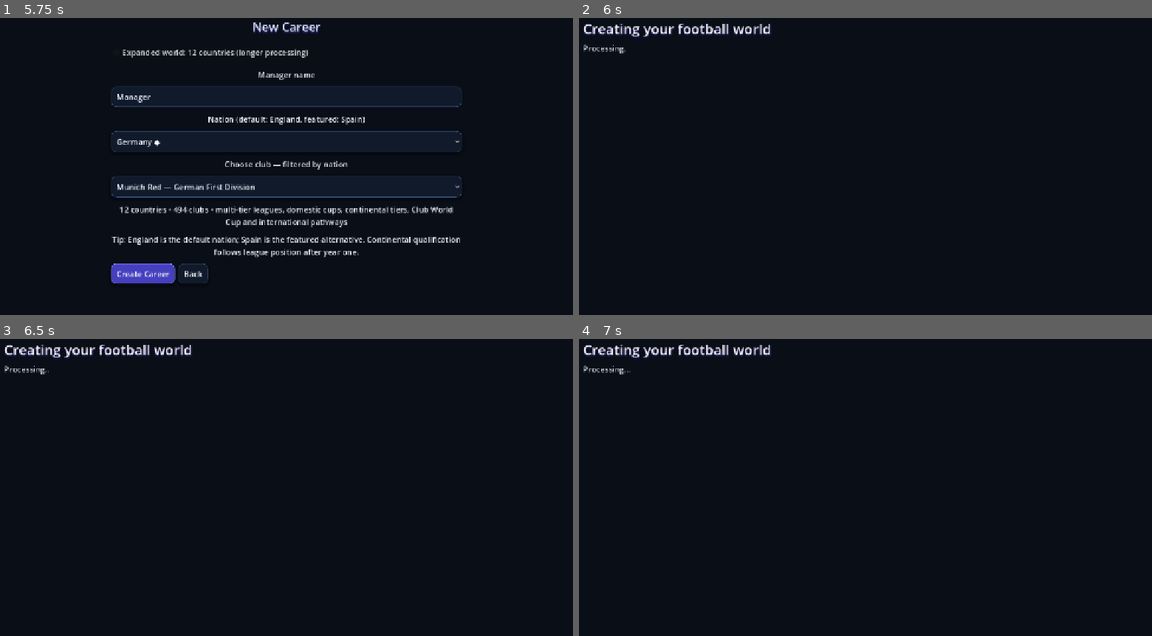
Above: before the commit, frames 1-4 (two rows, left to right).
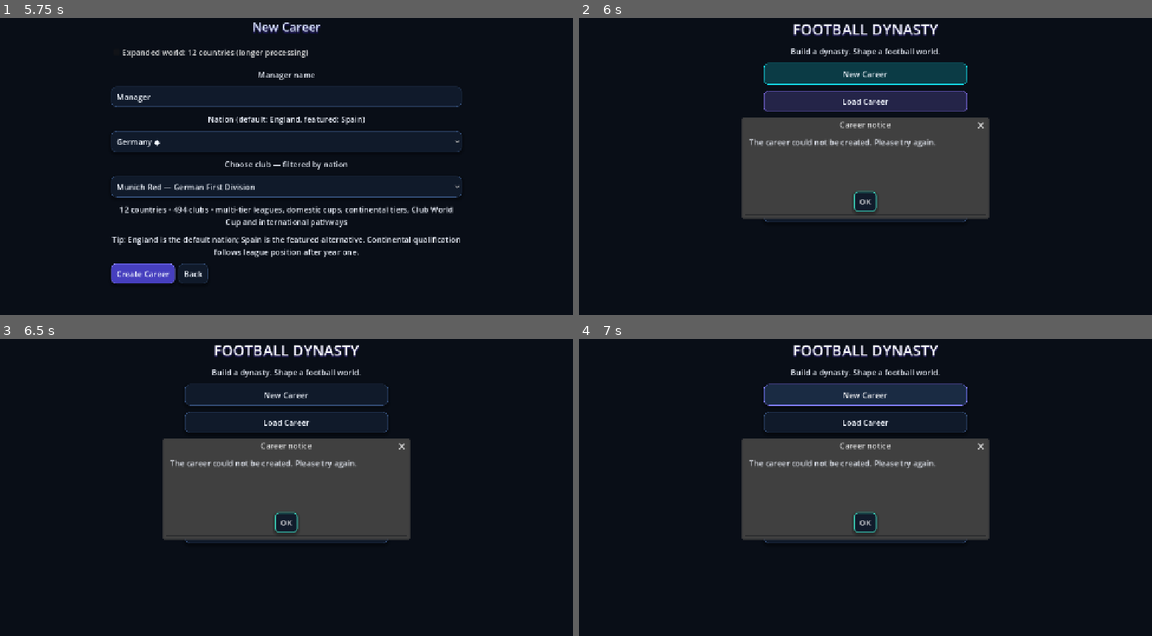
Above: after the commit, the same moments.

Repository: eghosa001/football-manager
Game: Godot game, scene res://game/scenes/career_app.tscn
Same seed, same stepped clock (60 frames per second), same inputs: the game is played once before the commit and once after it.
Inputs (mouse positions are in pixels of both pictures, inside the frame that each line leads up to):
- Up to frame 1 (5.75 s): click "New Career" at 0.5 s; click "Expanded world: 12 countries …" at 1.25 s; click "Expanded world: 24 countries …" at 2 s; click "England ★" at 2.75 s; click "Manchester Red — English Prem…" at 3.5 s; click "Germany ◆" at 4.25 s; click "Munich Red — German First Div…" at 5 s
- Up to frame 2 (6 s): click "Create Career" at 5.75 s
- Up to frame 3 (6.5 s): no input
- Up to frame 4 (7 s): click (865, 395) at 6.5 s, where only the run after the commit has a clickable "New Career"

Frame 1 is identical in both runs. In frame 2, 22% of the frame differs, in the area x 0-72%, y 1-69%; in frame 3, 17%; in frame 4, 20%.
Error before the commit: Invalid call. Nonexistent 'String' constructor. (res://data/launch_world_builder.gd:80)
Error after the commit: Parse Error: Cannot infer the type of "position" variable because the value doesn't have a set type. (res://data/launch_world_builder.gd:126)

Commit message:
Use realistic fictional football profiles in world generation

Diff:
--- a/data/launch_world_builder.gd
+++ b/data/launch_world_builder.gd
@@ -4,6 +4,7 @@
 const DatabaseLoaderClass = preload("res://data/database_loader.gd")
 const DomainModelsClass = preload("res://simulation/world/domain_models.gd")
 const SeededRngClass = preload("res://core/rng/seeded_rng.gd")
+const RealismProfileClass = preload("res://data/realism_profile.gd")
 
 const FIRST_NAMES := ["Daniel","Victor","Samuel","David","Ibrahim","Michael","Joseph","Emmanuel","Tobi","Kelvin","Musa","Peter","Ahmed","John","Chinedu","Seyi"]
 const LAST_NAMES := ["Okoro","Mensah","Diallo","Banda","Mokoena","Abdullahi","Adeyemi","Kamara","Ndlovu","Boateng","Ibrahim","Dlamini","Osei","Eze","Sow","Yusuf"]
@@ -12,11 +13,15 @@
 
 func build(seed: int = 12345, max_countries: int = 0, players_per_club: int = 25, expanded: bool = false) -> Dictionary:
 	var loader = DatabaseLoaderClass.new()
+	var realism = RealismProfileClass.new()
 	var data: Dictionary = loader.load_seed("res://data/seed/launch_database.json", expanded)
 	if data.is_empty() or not loader.validate_seed(data).is_empty(): return {}
 	var world := {"seed":seed,"date":"2026-07-01","season_year":2026,"countries":[],"clubs":[],"players":[],"staff":[],"competitions":[],"contracts":[],"fixtures":[],"launch_database_schema":int(data.schema_version)}
 	var countries: Array = data.countries
 	var count: int = countries.size() if max_countries <= 0 else mini(max_countries, countries.size())
+	var loaded_country_ids: Array = []
+	for country_index in range(count): loaded_country_ids.append(String(countries[country_index].id))
+	var used_names: Dictionary = {}
 	for country_index in range(count):
 		var raw_country: Dictionary = countries[country_index]
 		var country_id := String(raw_country.id)
@@ -29,32 +34,43 @@
 			var club_ids: Array = []
 			for club_index in range(team_count):
 				var club_id := "%s-t%d-c%02d" % [country_id, tier_index + 1, club_index + 1]
-				var club_name := loader.club_name(raw_country, club_index, tier_index + 1)
-				var rep := _range(seed, _key(club_id), 28 + maxi(0, 3-tier_index)*4, 78 - tier_index*5)
-				var club: Dictionary = DomainModelsClass.club(club_id, country_id, club_name, rep)
-				if raw_country.has("cities"): club["city"] = raw_country.cities[club_index % raw_country.cities.size()]
+				var profile := realism.club_profile(raw_country, club_index, tier_index + 1, seed, club_id)
+				var club: Dictionary = DomainModelsClass.club(club_id, country_id, String(profile.name), int(profile.reputation))
+				club["city"] = String(profile.city)
 				club["tier"] = tier_index + 1
-				club["stadium_capacity"] = _range(seed, _key(club_id)+1, 5000, 55000)
-				club["training_facilities"] = _range(seed, _key(club_id)+2, 30, 80)
+				club["stadium_capacity"] = int(profile.stadium_capacity)
+				club["training_facilities"] = int(profile.training_facilities)
 				club["homegrown_country_id"] = country_id
+				club["fictional_identity"] = true
 				world.clubs.append(club)
 				club_ids.append(club_id)
-				_generate_staff(world, club, seed)
-				_generate_players(world, club, country_id, players_per_club, seed)
+				_generate_staff(world, club, country_id, data, seed, used_names, realism)
+				_generate_players(world, club, country_id, loaded_country_ids, data, players_per_club, seed, used_names, realism)
 			var competition_id := "%s-league-%d" % [country_id, tier_index + 1]
 			var competition: Dictionary = DomainModelsClass.competition(competition_id, country_id, String(tier.name), club_ids)
 			competition["tier"] = tier_index + 1
 			competition["promotion_places"] = int(tier.get("promotion", 0))
+			competition["automatic_promotion_places"] = int(tier.get("automatic_promotion", tier.get("promotion", 0)))
+			competition["playoff_promotion_places"] = int(tier.get("playoff_promotion", 0))
+			competition["playoff_places"] = tier.get("playoff_places", []).duplicate(true)
+			competition["promotion_playoff_vs_upper"] = int(tier.get("promotion_playoff_vs_upper", 0))
 			competition["relegation_places"] = int(tier.get("relegation", 0))
-			competition["registration_rules"] = _registration_rules(data)
+			competition["relegation_playoff_places"] = int(tier.get("relegation_playoff", 0))
+			competition["registration_rules"] = _registration_rules(data, country_id)
 			competition["competition_type"] = "league"
+			competition["rules_profile"] = tier.duplicate(true)
 			world.competitions.append(competition)
 			world.fixtures.append_array(_round_robin(competition_id, club_ids))
 		_add_domestic_cup(world, data, system, country_id)
 		_add_domestic_cup(world, data, {"cup": system.get("league_cup", {})}, country_id, "league-cup")
-	world["transfer_windows"] = _transfer_windows(data)
-	world["default_country_id"] = DatabaseLoaderClass.new().default_country_id(data)
-	world["featured_country_ids"] = DatabaseLoaderClass.new().featured_country_ids(data)
+	world["transfer_windows_by_country"] = {}
+	for country_id in loaded_country_ids:
+		world.transfer_windows_by_country[country_id] = _transfer_windows(data, String(country_id))
+	world["default_country_id"] = loader.default_country_id(data)
+	world["featured_country_ids"] = loader.featured_country_ids(data)
+	world["transfer_windows"] = world.transfer_windows_by_country.get(String(world.default_country_id), [])
+	preload("res://application/season/continental_competitions.gd").new().prepare(world)
+	preload("res://application/season/knockout_season.gd").new().initialize_all(world, 2026)
 	return world
 
 func _add_domestic_cup(world: Dictionary, data: Dictionary, system: Dictionary, country_id: String, suffix: String = "cup") -> void:
@@ -68,40 +84,58 @@
 	var max_teams := mini(int(template.get("teams", all_clubs.size())), all_clubs.size())
 	all_clubs.sort(); all_clubs.resize(max_teams)
 	var cup_id := "%s-%s" % [country_id, suffix]
-	world.competitions.append({"id":cup_id,"country_id":country …(139 unchanged characters)… stration_rules":_registration_rules(data),"points_win":3,"points_draw":1})
+	world.competitions.append({"id":cup_id,"country_id":country …(139 unchanged characters)… stration_rules":_registration_rules(data, country_id),"points_win":3,"points_draw":1,"fictional_branding":true})
 
-func _registration_rules(data: Dictionary) -> Dictionary:
-	var defaults: Dictionary = data.get("registration_defaults", {})
+func _registration_rules(data: Dictionary, country_id: String) -> Dictionary:
+	var defaults: Dictionary = DatabaseLoaderClass.new().registration_rules_for_country(data, country_id)
 	return {"max_squad":int(defaults.get("max_squad",25)),"min_goalkeepers":int(defaults.get("min_goalkeepers",2)),"max_foreign":int(defaults.get("max_foreign",99)),"min_homegrown":int(defaults.get("homegrown_required",0)),"min_age":15}
 
-func _transfer_windows(data: Dictionary) -> Array:
+func _transfer_windows(data: Dictionary, country_id: String) -> Array:
 	var result: Array = []
-	for value in data.get("registration_defaults", {}).get("transfer_windows", ["summer","winter"]):
-		if String(value) == "summer": result.append({"start_month":6,"start_day":15,"end_month":9,"end_day":1})
+	for value in DatabaseLoaderClass.new().transfer_windows_for_country(data, country_id):
+		if value is Dictionary:
+			result.append((value as Dictionary).duplicate(true))
+		elif String(value) == "summer": result.append({"start_month":6,"start_day":15,"end_month":9,"end_day":1})
 		elif String(value) == "winter": result.append({"start_month":1,"start_day":1,"end_month":1,"end_day":31})
 	return result
 
-func _generate_staff(world: Dictionary, club: Dictionary, seed: int) -> void:
+func _generate_staff(world: Dictionary, club: Dictionary, country_id: String, data: Dictionary, seed: int, used_names: Dictionary, realism: RefCounted) -> void:
+	var band: Vector2i = realism.staff_ability_band(int(club.reputation))
 	for role_index in range(STAFF_ROLES.size()):
 		var id := "staff-%s-%d" % [String(club.id), role_index]
 		var key := _key(id)
-		var name := "%s %s" % [FIRST_NAMES[_range(seed,key+1,0,FIRST_NAMES.size()-1)], LAST_NAMES[_range(seed,key+2,0,LAST_NAMES.size()-1)]]
-		world.staff.append(DomainModelsClass.staff(id, String(club.id), name, STAFF_ROLES[role_index], _range(seed,key+3,30,85)))
+		var generated: Dictionary = realism.generated_name(data, country_id, seed, key + 1, used_names, id)
+		var member := DomainModelsClass.staff(id, String(club.id), String(generated.full_name), STAFF_ROLES[role_index], _range(seed,key+3,band.x,band.y))
+		member["country_id"] = country_id
+		member["fictional_identity"] = true
+		world.staff.append(member)
 
-func _generate_players(world: Dictionary, club: Dictionary, country_id: String, count: int, seed: int) -> void:
+func _generate_players(world: Dictionary, club: Dictionary, country_id: String, loaded_country_ids: Array, data: Dictionary, count: int, seed: int, used_names: Dictionary, realism: RefCounted) -> void:
+	var club_rep := int(club.reputation)
+	var band: Vector2i = realism.ability_band(club_rep)
+	var wage_band: Vector2i = realism.wage_band(club_rep)
 	for i in range(maxi(15, count)):
 		var id := "player-%s-%02d" % [String(club.id), i + 1]
 		var key := _key(id)
-		var ca := _range(seed,key+1,28 + maxi(0, 3-int(club.tier))*4,76 - (int(club.tier)-1)*5)
-		var pa := mini(100, ca + _range(seed,key+2,0,28))
-		var player: Dictionary = DomainModelsClass.player(id, String(club.id), FIRST_NAMES[_range(seed,key+3,0,FIRST_NAMES.size()-1)], LAST_NAMES[_range(seed,key+4,0,LAST_NAMES.size()-1)], _range(seed,key+5,17,33), POSITIONS[i % POSITIONS.size()], ca, pa)
-		player["country_id"] = country_id
-		player["homegrown"] = true
+		var nationality := String(realism.nationality(country_id, loaded_country_ids, club_rep, seed, key + 40))
+		var ca := _range(seed,key+1,band.x,band.y)
+		var age := _range(seed,key+5,17,34)
+		var growth_cap := 34 if age <= 21 else (18 if age <= 25 else 8)
+		var pa := mini(100, ca + _range(seed,key+2,0,growth_cap))
+		var generated: Dictionary = realism.generated_name(data, nationality, seed, key + 3, used_names, id)
+		var position := POSITIONS[i % POSITIONS.size()]
+		var player: Dictionary = DomainModelsClass.player(id, String(club.id), String(generated.first_name), String(generated.last_name), age, position, ca, pa)
+		player["country_id"] = nationality
+		player["homegrown"] = nationality == country_id and age <= 24
+		player["fictional_identity"] = true
+		player["preferred_foot"] = "left" if i % 7 == 0 else "right"
+		player["role_profile"] = realism.role_profile(position, key)
 		world.players.append(player)
-		world.contracts.append(DomainModelsClass.contract("contract-"+id,id,String(club.id),2026,_range(seed,key+6,2027,2031),_range(seed,key+7,300,30000)))
+		world.contracts.append(DomainModelsClass.contract("contract-"+id,id,String(club.id),2026,_range(seed,key+6,2027,2031),_range(seed,key+7,wage_band.x,wage_band.y)))
 
 func _round_robin(competition_id: String, club_ids: Array) -> Array:
 	var teams: Array = club_ids.duplicate(); var fixtures: Array = []; var n: int = teams.size()
+	assert(n >= 2 and n % 2 == 0)
 	for leg in range(2):
 		for round_index in range(n - 1):
 			for pair in range(int(n / 2)):
@@ -112,10 +146,8 @@
 			var fixed_team: String = String(teams[0]); var rotating: Array = teams.slice(1); rotating.push_front(rotating.pop_back()); teams=[fixed_team]; teams.append_array(rotating)
 	return fixtures
 
-func _club_word(index: int) -> String:
-	return ["United","City","Athletic","Rovers","Stars","Dynamos","Warriors","Sporting","Rangers","Lions"][index % 10]
-
 func _range(seed: int, key: int, lo: int, hi: int) -> int:
+	if hi <= lo: return lo
 	return lo + int(SeededRngClass.value_for(seed,key) % (hi-lo+1))
 
 func _key(text: String) -> int:
